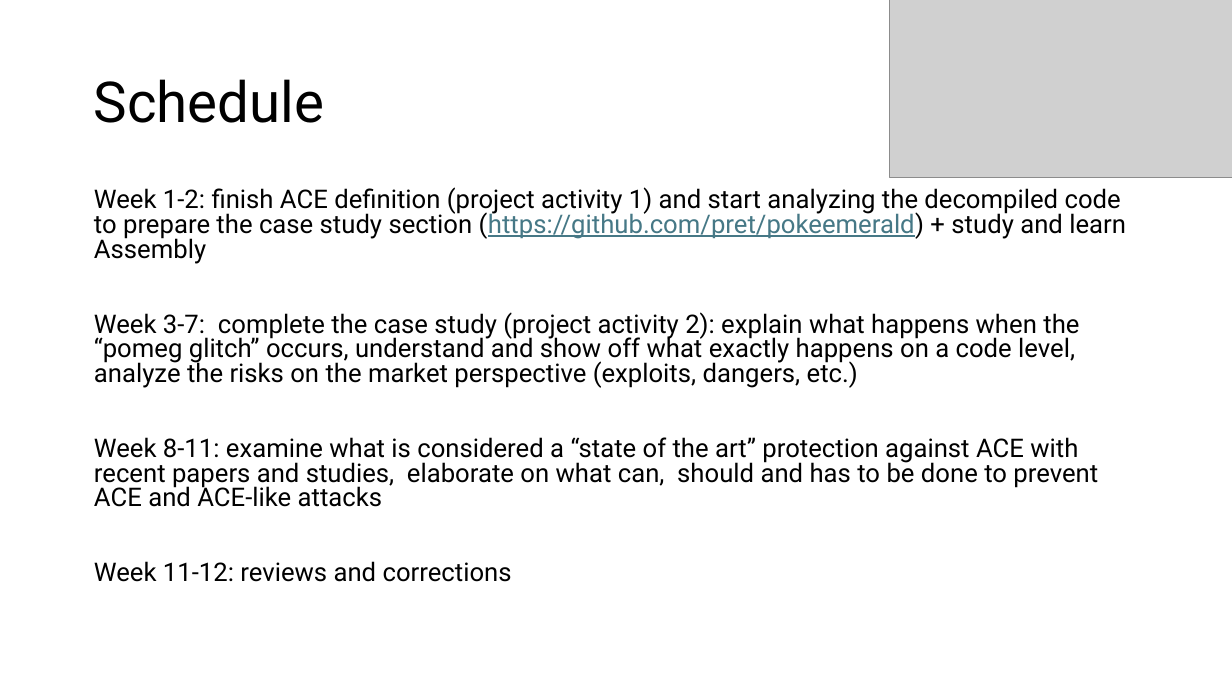
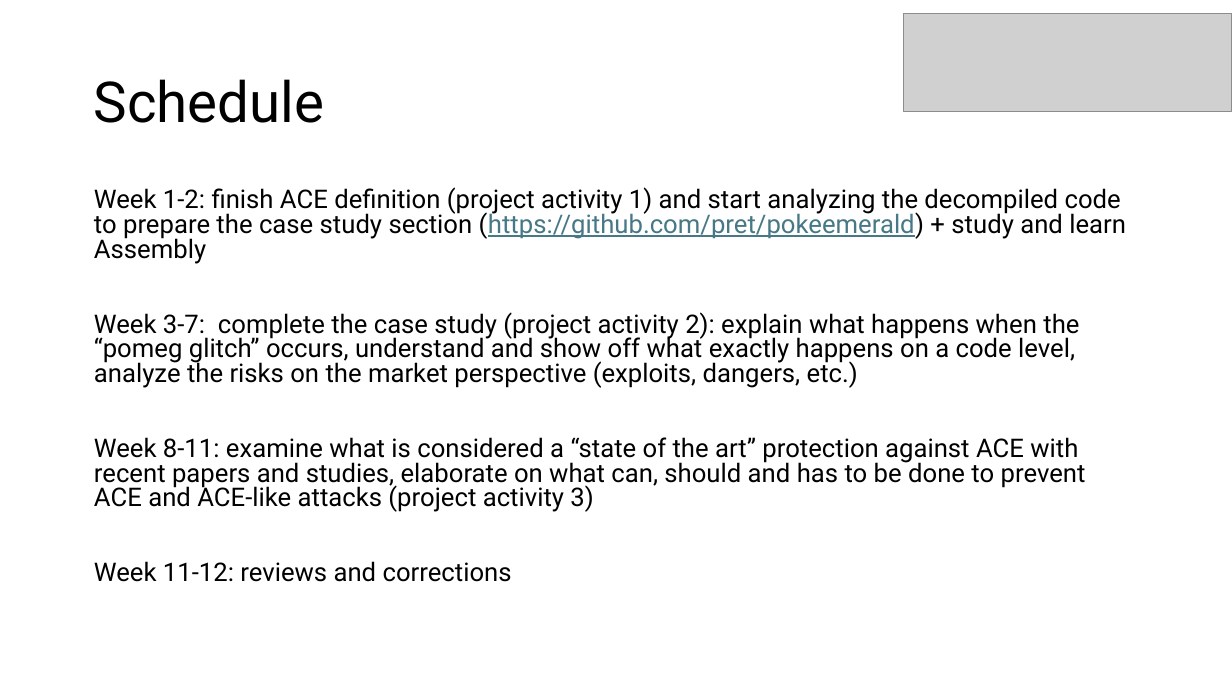
Before and after one commit to Fireblast9/ACE, a slide deck: slide 3 of ACE - Sasha Toscano.pptx. Drawn at 1232x693 pixels with LibreOffice and Linux fonts; fonts in the diff are those of the drawing; grey boxes stand for pictures. Boxes give left, top, right and bottom in pixels: in the first picture for what was removed or moved away, otherwise in the second. Text is boxed around its words. In the diff, an @@ line names an element or a change of style, - is before the commit and + after.

```diff
--- a/ACE - Sasha Toscano.pptx
+++ b/ACE - Sasha Toscano.pptx
@@ picture removed at [890, 0, 1232, 177] @@
@@ picture added at [904, 14, 1232, 112] @@
@@ text at [94, 437, 1086, 512]: text changed @@
-Week 8-11: examine what is considered a “state of the art” protection against ACE with recent papers and studies, elaborate on what can, should and has to be done to prevent ACE and ACE-like attacks
+Week 8-11: examine what is considered a “state of the art” protection against ACE with recent papers and studies, elaborate on what can, should and has to be done to prevent ACE and ACE-like attacks (project activity 3)
```
Also in this commit, not shown: 2 other slides changed, 12 other files.
